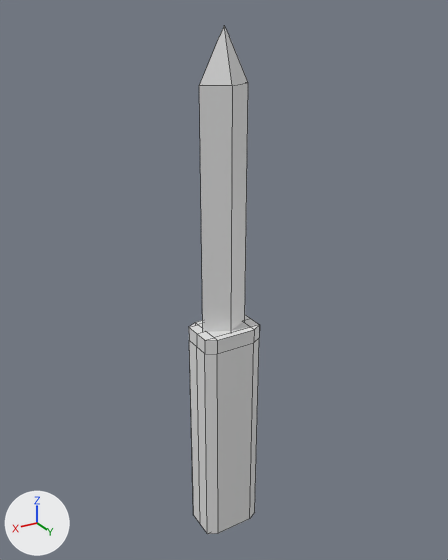
The Blender file Blender Files/Knife/knife.blend, before and after one commit.
One viewpoint serves both versions: a 50 mm camera at (8.34, 12.25, 6.38) aimed at (-0.17, -1.94, -0.71). Every picture has the same lights, and +X, +Y and +Z are marked at lower left. Mesh edges are drawn as thin lines.
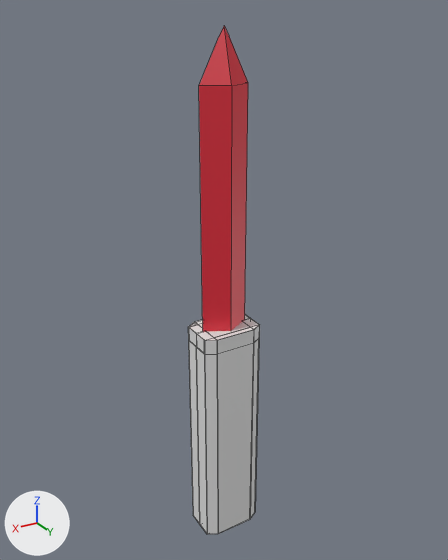
The newer file is also turned or shifted as a whole; pictures and numbers use the older file's frame.

Edits to the scene script, one JSON object a line:
```json
{"op": "add", "block": "mat_blade", "code": ["mat_blade = principled_material('Blade')", "mat_blade.base_color = (0.8, 0.0266, 0.0497)  # red #e72d3f", "mat_blade.roughness = 0.4"]}
{"op": "add", "block": "mat_handle", "code": ["mat_handle = principled_material('Handle')", "mat_handle.base_color = (0.8, 0.8, 0.8)  # white #e7e7e7"]}
{"block": "me_cube", "where": "# used by ob_cube; location = (0.0, 0.0, 0.0); rotation_euler = (1.571, 0.0, 0.0), in degrees (90, 0, 0)"}
{"op": "remove", "block": "me_cube", "code": "me_cube.from_pydata(...)  # 66 vertices, 64 faces; spans x -0.9..0.9, y -9.2..6.1, z 1.0..2.3"}
{"op": "add", "block": "me_cube", "code": "me_cube.from_pydata(...)  # 120 vertices, 116 faces; spans x -0.9..0.9, y -9.2..6.1, z 1.0..2.3"}
{"block": "me_cube", "change": "me_cube part 1"}
{"block": "me_cube", "change": "26 faces are deleted"}
{"block": "me_cube", "change": "12 vertices are added at x -0.6..0.6, y -9.1..-2.0, z 1.2..2.1"}
{"block": "me_cube", "change": "14 new vertices lie (0.0, -6.6, 0.0) away from vertices in x -0.9..0.9, y -2.5, z 1.0..2.3"}
{"block": "me_cube", "change": "14 new vertices lie (0.0, 6.7, 0.0) away from vertices in x -0.9..0.9, y -9.2, z 1.0..2.3"}
{"block": "me_cube", "change": "14 new vertices lie (0.0, 0.5, 0.0) away from vertices in x -0.9..0.9, y -2.5, z 1.0..2.3"}
{"block": "me_cube", "change": "78 new faces join them, mat_handle (white #e7e7e7)"}
{"block": "me_cube", "change": "me_cube part 2: 12 faces spanning x -0.7..0.7, y -2.4..6.1, z 1.3..2.0 switch from mat_material (white #e7e7e7) to mat_blade (red #e72d3f)"}
{"op": "add", "block": "me_cube", "code": "me_cube.materials.append(mat_handle)  # white #e7e7e7"}
```

Location of each change, (x1, y1, x2, y2) in pixels of the pictures (448 x 560 px):
```json
{"object": "Cube", "change": "reshaped", "before": [189, 26, 259, 534], "after": [188, 26, 260, 534]}
{"part": 1, "of": "me_cube", "change": "built on", "before": [189, 339, 259, 534], "after": [188, 315, 260, 534]}
{"part": 2, "of": "me_cube", "change": "recoloured", "before": [199, 26, 248, 332], "after": [199, 26, 248, 332], "on screen": "white to red"}
```
